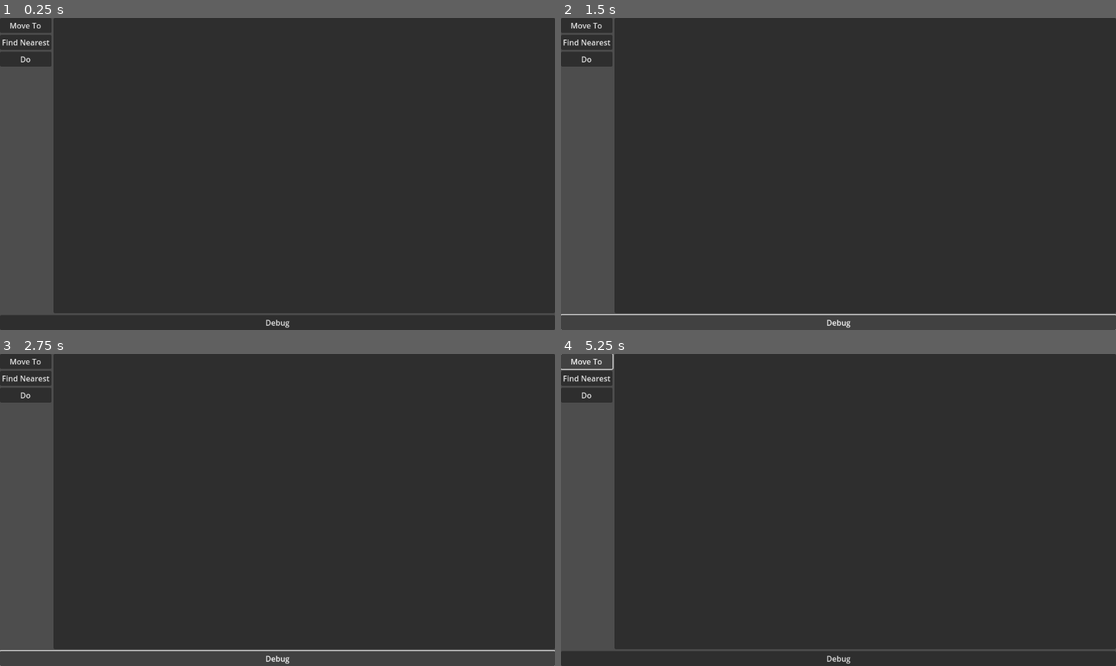
Above: before the commit, frames 1-4 (two rows, left to right).
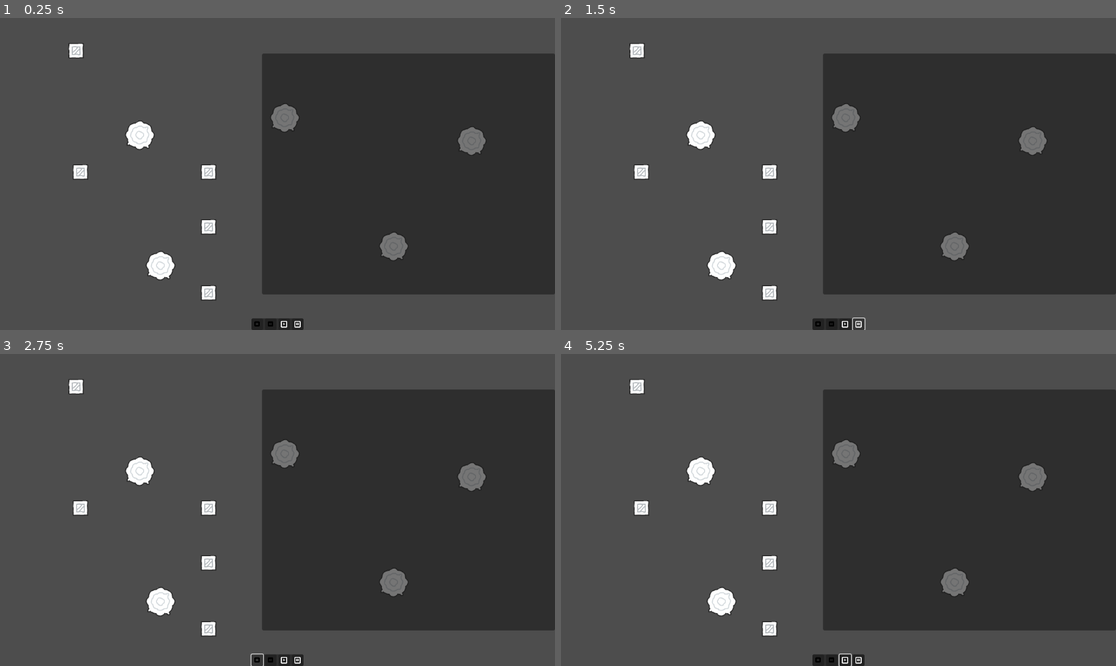
Above: after the commit, the same moments.

Repository: tefla/SpecialCirumstances
Game: Godot game, scene res://Game.tscn
Two runs of this game, one before a commit and one after it. Both use one fixed random seed, a clock stepped at 60 frames per second and the inputs below. Before the commit the project starts from res://Tasks/Editor/ProgramEditor.tscn.
Inputs (mouse positions are in pixels of both pictures, inside the frame that each line leads up to):
- Up to frame 1 (0.25 s): no input
- Up to frame 2 (1.5 s): click (832, 323) at 0.52 s; click (860, 323) at 1.27 s
- Up to frame 3 (2.75 s): click (255, 659) at 2.02 s
- Up to frame 4 (5.25 s): click (816, 659) at 2.77 s; click (844, 659) at 3.52 s; click (844, 659) at 4.27 s; click (588, 360) at 5 s, where only the run before the commit has a clickable "Move To"

The runs differ from the first frame. In frame 1, 51% of the frame differs, in the area x 0-100%, y 0-100%; in frame 2, 47%; in frame 3, 47%; in frame 4, 51%.

Commit message:
Selection modes in game manager

Diff:
--- /dev/null
+++ b/Game.gd
@@ -0,0 +1,27 @@
+extends Node2D
+
+var selection_started = false
+var selection_start: Vector2
+var selection_end: Vector2
+
+func _input(event: InputEvent) -> void:
+	match GameManager.selection_mode:
+		GameManager.SelectionMode.NONE:
+			pass
+		GameManager.SelectionMode.AREA:
+			if event.is_action_pressed("LeftMouseButton") and selection_started == false:
+				selection_started = true
+				# Start the drag
+				selection_start = get_global_mouse_position()
+			elif event.is_action_released("LeftMouseButton") and selection_started == true:
+
+				selection_started = false
+			else:
+				selection_end = get_global_mouse_position()
+			queue_redraw()
+func _draw() -> void:
+	if selection_started:
+		var width = selection_end.x - selection_start.x
+		var height = selection_end.y - selection_start.y
+		var selection_rect = Rect2(selection_start.x, selection_start.y, width, height)
+		draw_rect(selection_rect, Color.AQUA)
--- a/Game.tscn
+++ b/Game.tscn
@@ -1,6 +1,8 @@
-[gd_scene load_steps=8 format=3 uid="uid://eyjao2ky0fku"]
+[gd_scene load_steps=10 format=3 uid="uid://eyjao2ky0fku"]
 
 [ext_resource type="PackedScene" uid="uid://cr2bsr17fewrr" path="res://UI/InfoPanel.tscn" id="1_autge"]
+[ext_resource type="Script" path="res://Game.gd" id="1_mjcl4"]
+[ext_resource type="PackedScene" uid="uid://2exh5qya8ayq" path="res://UI/Toolbar.tscn" id="2_5tslf"]
 [ext_resource type="Script" path="res://Unit/Components/CPU/CPU.gd" id="4_lkc31"]
 [ext_resource type="PackedScene" uid="uid://bfeebesnnu1x1" path="res://Map/Level1.tscn" id="4_mmr57"]
 [ext_resource type="Script" path="res://Unit/Components/Motor/Motor.gd" id="5_fq0h0"]
@@ -13,6 +15,7 @@
 outlines = Array[PackedVector2Array]([PackedVector2Array(-1867, -1363, 2623, -1388, 2636, 998, -1784, 971)])
 
 [node name="Game" type="Node2D"]
+script = ExtResource("1_mjcl4")
 
 [node name="Camera2D" type="Camera2D" parent="."]
 position = Vector2(8, 4)
@@ -20,6 +23,18 @@
 [node name="CanvasLayer" type="CanvasLayer" parent="Camera2D"]
 
 [node name="InfoPanel" parent="Camera2D/CanvasLayer" instance=ExtResource("1_autge")]
+
+[node name="Toolbar" parent="Camera2D/CanvasLayer" instance=ExtResource("2_5tslf")]
+anchors_preset = 7
+anchor_left = 0.5
+anchor_top = 1.0
+anchor_right = 0.5
+anchor_bottom = 1.0
+offset_left = -54.0
+offset_top = -24.0
+offset_right = 54.0
+grow_horizontal = 2
+grow_vertical = 0
 
 [node name="Level1" parent="." instance=ExtResource("4_mmr57")]
 position = Vector2(-410, -252)
--- /dev/null
+++ b/UI/Toolbar.tscn
@@ -0,0 +1,34 @@
+[gd_scene load_steps=6 format=3 uid="uid://2exh5qya8ayq"]
+
+[ext_resource type="Texture2D" uid="uid://blswwjk0g2nyh" path="res://Assets/Icons/tile_0539.png" id="1_3inm6"]
+[ext_resource type="Script" path="res://UI/toolbar.gd" id="1_kjtgd"]
+[ext_resource type="Texture2D" uid="uid://b5r24f2p54ig7" path="res://Assets/Icons/tile_0540.png" id="2_4aiyv"]
+[ext_resource type="Texture2D" uid="uid://n5ugt708d7kc" path="res://Assets/Icons/tile_0265.png" id="3_sd1hh"]
+[ext_resource type="Texture2D" uid="uid://dydqxe4lfmuwf" path="res://Assets/Icons/tile_0266.png" id="4_g2f6k"]
+
+[node name="Toolbar" type="PanelContainer"]
+script = ExtResource("1_kjtgd")
+
+[node name="HBoxContainer" type="HBoxContainer" parent="."]
+layout_mode = 2
+
+[node name="Single Select" type="Button" parent="HBoxContainer"]
+layout_mode = 2
+icon = ExtResource("1_3inm6")
+
+[node name="Area Select" type="Button" parent="HBoxContainer"]
+layout_mode = 2
+icon = ExtResource("2_4aiyv")
+
+[node name="Play" type="Button" parent="HBoxContainer"]
+layout_mode = 2
+icon = ExtResource("3_sd1hh")
+
+[node name="Pause" type="Button" parent="HBoxContainer"]
+layout_mode = 2
+icon = ExtResource("4_g2f6k")
+
+[connection signal="pressed" from="HBoxContainer/Single Select" to="." method="_on_single_select_pressed"]
+[connection signal="pressed" from="HBoxContainer/Area Select" to="." method="_on_area_select_pressed"]
+[connection signal="pressed" from="HBoxContainer/Play" to="." method="_on_play_pressed"]
+[connection signal="pressed" from="HBoxContainer/Pause" to="." method="_on_pause_pressed"]
--- /dev/null
+++ b/UI/toolbar.gd
@@ -0,0 +1,21 @@
+extends PanelContainer
+
+func _ready() -> void:
+	GameManager.selection_mode_changed.connect(_on_selection_mode_changed)
+
+func _on_selection_mode_changed(mode: GameManager.SelectionMode):
+	print(mode)
+func _on_single_select_pressed() -> void:
+	GameManager.set_selection_mode(GameManager.SelectionMode.SINGLE)
+
+
+func _on_area_select_pressed() -> void:
+	GameManager.set_selection_mode(GameManager.SelectionMode.AREA)
+
+
+func _on_play_pressed() -> void:
+	pass # Replace with function body.
+
+
+func _on_pause_pressed() -> void:
+	pass # Replace with function body.
--- a/Unit/Components/CPU/CPU.gd
+++ b/Unit/Components/CPU/CPU.gd
@@ -35,5 +35,4 @@
 	component_ui.set_available_commands(commands)
 
 func tick():
-	print("Tick")
 	program.step()
--- a/Unit/Unit.gd
+++ b/Unit/Unit.gd
@@ -62,17 +62,17 @@
 		modulate = Color.WHITE
 
 	# Apply any process methods to components
-
-func _input(event: InputEvent) -> void:
-	#print(event)
-	if event.is_action_released("Click"):
-		if is_inside:
-			selected = true
-			GameManager.set_selected(self)
-		else:
-			selected = false
-			GameManager.deselect()
-
+	#
+#func _input(event: InputEvent) -> void:
+	##print(event)
+	#if event.is_action_released("Click"):
+		#if is_inside:
+			#selected = true
+			#GameManager.set_selected(self)
+		#else:
+			#selected = false
+			#GameManager.deselect()
+		#get_viewport().set_input_as_handled()
 
 
 func _on_mouse_entered() -> void:
--- a/game_manager.gd
+++ b/game_manager.gd
@@ -1,9 +1,18 @@
 extends Node
+
+enum SelectionMode {
+	NONE,SINGLE, AREA
+}
+signal selection_mode_changed(mode: SelectionMode)
+var selection_mode = SelectionMode.NONE
 
 var selected: Unit
 
 signal selection_changed(selected: Unit)
 
+func set_selection_mode(mode: SelectionMode):
+	selection_mode = mode
+	selection_mode_changed.emit(mode)
 
 func set_selected(unit):
 	selected = unit
@@ -14,7 +23,6 @@
 
 # Called when the node enters the scene tree for the first time.
 func _ready() -> void:
-	print("Hi")
 	pass # Replace with function body.
 
 
--- a/project.godot
+++ b/project.godot
@@ -11,7 +11,7 @@
 [application]
 
 config/name="Special Circumstances"
-run/main_scene="res://Tasks/Editor/ProgramEditor.tscn"
+run/main_scene="res://Game.tscn"
 config/features=PackedStringArray("4.3", "Forward Plus")
 config/icon="res://Assets/icon.svg"
 
@@ -21,12 +21,12 @@
 
 [input]
 
-Action={
+LeftMouseButton={
 "deadzone": 0.5,
 "events": [Object(InputEventMouseButton,"resource_local_to_scene":false,"resource_name":"","device":-1,"window_id":0,"a …(253 unchanged characters)…
 ]
 }
-Click={
+RightMouseButton={
 "deadzone": 0.5,
 "events": [Object(InputEventMouseButton,"resource_local_to_scene":false,"resource_name":"","device":-1,"window_id":0,"a …(253 unchanged characters)…
 ]
